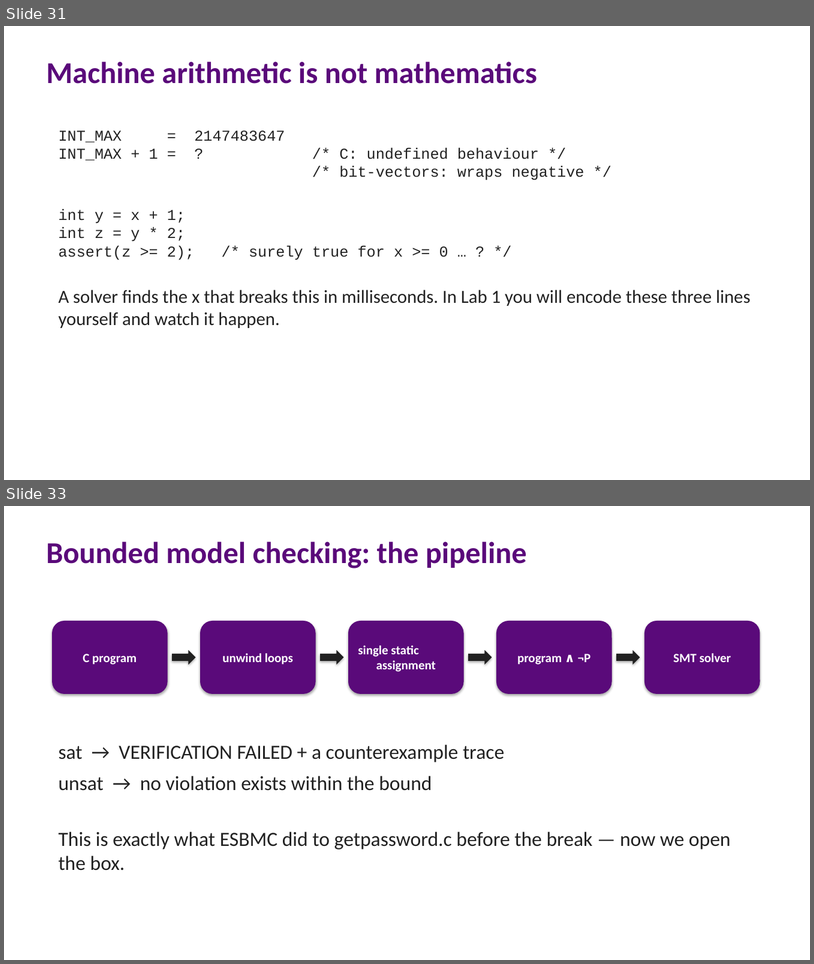
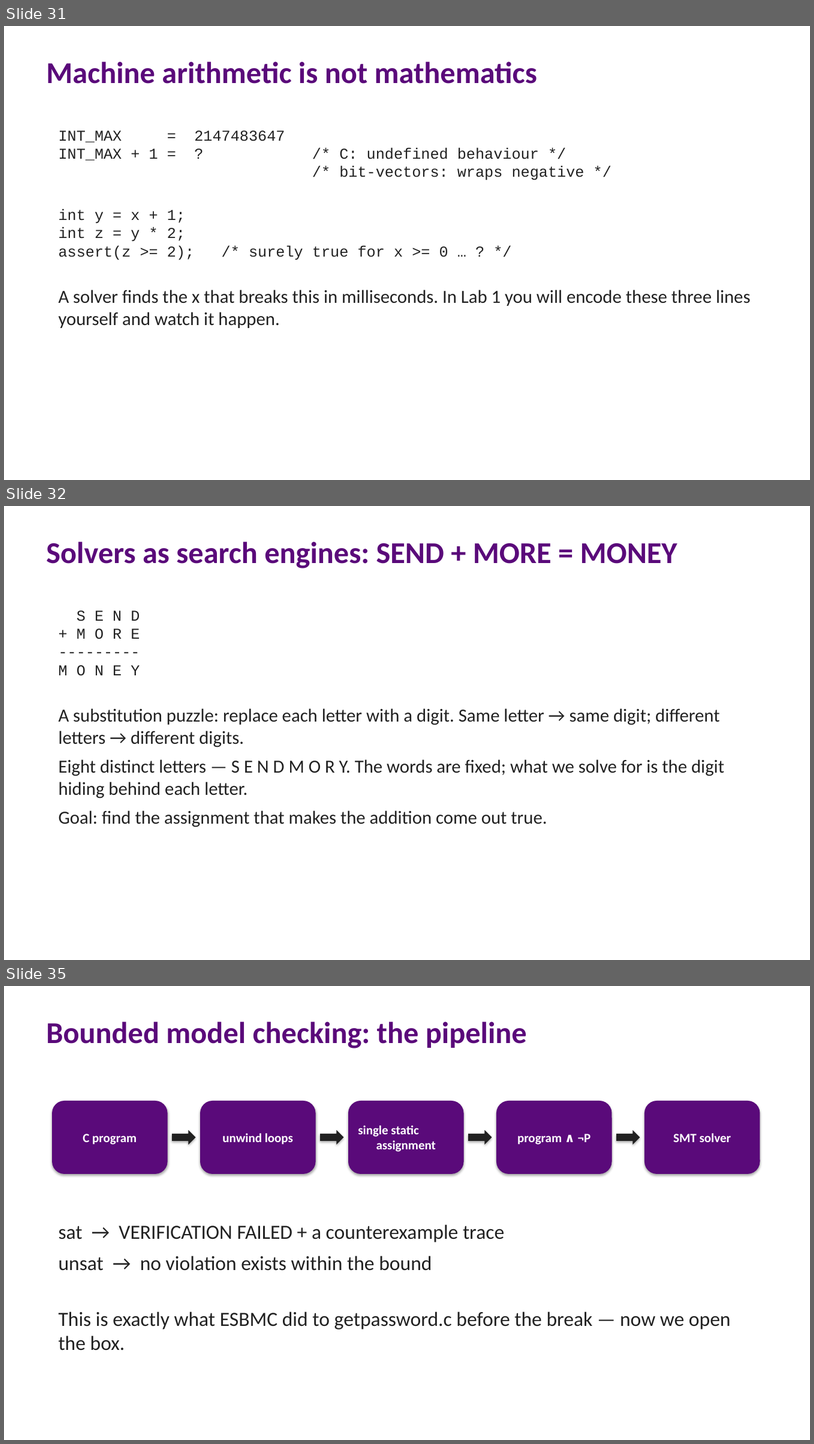
Before and after one commit to lucasccordeiro/unifei, a slide deck: slides/session1/01-session1-fundamentals.pptx. Shown one above the other, each under a label of ours: slides 31 and 33 before the commit, slides 31, 32 and 35 after it; the slides between them are not shown. The pictures are 814x964 and 814x1444 pixels, drawn with LibreOffice and Linux fonts; fonts in the diff are those of the drawing. Boxes give left, top, right and bottom in pixels: in the first picture for what was removed or moved away, otherwise in the second. Text is boxed around its words. In the diff, an @@ line names an element or a change of style, - is before the commit and + after.

```diff
--- a/slides/session1/01-session1-fundamentals.pptx
+++ b/slides/session1/01-session1-fundamentals.pptx
@@ slide 32 added at [4,506,810,960], background #FFFFFF @@
@@ text added at [46,541,678,568], 36 pt, text #5A0A7A, bold @@
+Solvers as search engines: SEND + MORE = MONEY
@@ text added at [59,610,725,827], 22 pt, text #212121 @@
+S E N D
++ M O R E
+---------
+M O N E Y
+A substitution puzzle: replace each letter with a digit. Same letter → same digit; different letters → different digits.
+Eight distinct letters — S E N D M O R Y. The words are fixed; what we solve for is the digit hiding behind each letter.
+Goal: find the assignment that makes the addition come out true.
@@ what was slide 33 is now slide 35 @@
```
Also in this commit, not shown: 1 slide changed, 1 other slide added, 3 other files.
